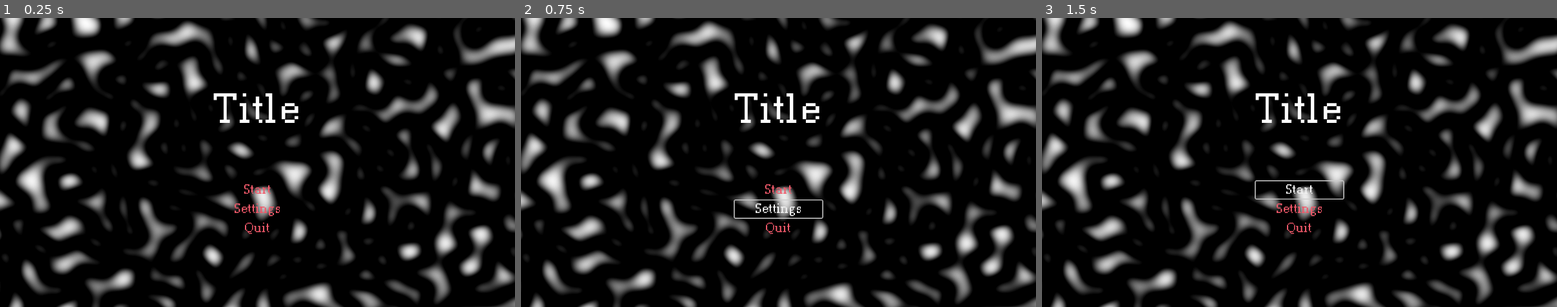
Above: before the commit, frames 1-3 (left to right).
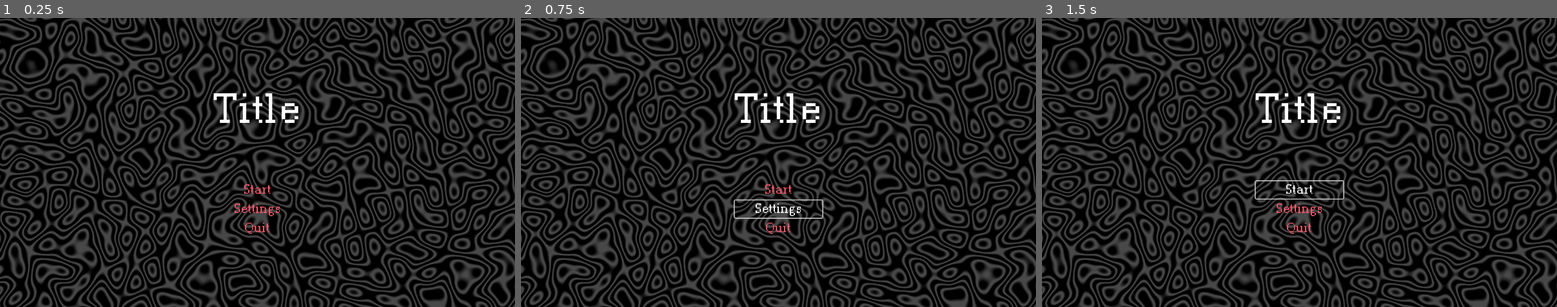
Above: after the commit, the same moments.

Repository: SimpleImpact/survivor-game
Game: Godot game, scene res://Start Menu/mainMenu.tscn
Same seed, same stepped clock (60 frames per second), same inputs: the game is played once before the commit and once after it. Before the commit the project starts from res://mainMenu.tscn.
Inputs:
- Up to frame 1 (0.25 s): no input
- Up to frame 2 (0.75 s): click "Settings" at 0.5 s
- Up to frame 3 (1.5 s): click "Start" at 1.25 s

The runs differ from the first frame. In frame 1, 55% of the frame differs, in the area x 0-100%, y 0-100%; in frame 2, 55%; in frame 3, 55%.
Error before the commit: Invalid assignment of property or key 'Gain' with value of type 'float' on a base object of type 'FastNoiseLite'. (res://mainMenu.gd:6)

Commit message:
Organizational Update
Relocated main menu script, scene, and related resources

Diff:
--- /dev/null
+++ b/Start Menu/mainMenu.gd
@@ -0,0 +1,16 @@
+extends Control
+
+@onready var bg = $Background
+#@onready var noise = load("res://mainMenuNoise.tres")
+
+func _ready() -> void:
+	pass
+
+func startButton() -> void:
+	pass # Replace with function body.
+
+func settingsButton() -> void:
+	pass # Replace with function body.
+
+func quitButton() -> void:
+	pass # Replace with function body.
--- a/mainMenu.tscn
+++ b/Start Menu/mainMenu.tscn
@@ -1,28 +1,22 @@
 [gd_scene load_steps=7 format=3 uid="uid://b12h5djipv0ih"]
 
-[ext_resource type="Script" uid="uid://cntg58s6q44lq" path="res://mainMenu.gd" id="1_83s16"]
+[ext_resource type="Script" uid="uid://cntg58s6q44lq" path="res://Start Menu/mainMenu.gd" id="1_83s16"]
 [ext_resource type="FontFile" uid="uid://b75wn5elgg7um" path="res://Fonts/TimesNewPixel.ttf" id="1_wut1r"]
+[ext_resource type="FastNoiseLite" uid="uid://c0vh06iuyhykc" path="res://Start Menu/mainMenuNoise.tres" id="3_w7d22"]
 
 [sub_resource type="LabelSettings" id="LabelSettings_83s16"]
 font = ExtResource("1_wut1r")
 font_size = 116
 
-[sub_resource type="Gradient" id="Gradient_wut1r"]
-interpolation_mode = 2
-offsets = PackedFloat32Array(0.42767295, 1)
+[sub_resource type="Gradient" id="Gradient_wc2lj"]
+offsets = PackedFloat32Array(0.3962264, 0.8490566)
+colors = PackedColorArray(0, 0, 0, 1, 0.28485027, 0.28485027, 0.28485027, 1)
 
-[sub_resource type="FastNoiseLite" id="FastNoiseLite_83s16"]
-fractal_type = 2
-fractal_lacunarity = 0.0
-cellular_distance_function = 1
-cellular_jitter = 2.0
-
-[sub_resource type="NoiseTexture2D" id="NoiseTexture2D_w7d22"]
+[sub_resource type="NoiseTexture2D" id="NoiseTexture2D_wked4"]
 width = 1920
 height = 1080
-noise = SubResource("FastNoiseLite_83s16")
-color_ramp = SubResource("Gradient_wut1r")
-invert = true
+noise = ExtResource("3_w7d22")
+color_ramp = SubResource("Gradient_wc2lj")
 
 [node name="Main Menu" type="Control"]
 texture_filter = 1
@@ -87,6 +81,9 @@
 
 [node name="Background" type="Sprite2D" parent="."]
 z_index = -1
-texture_filter = 2
-position = Vector2(577, 315)
-texture = SubResource("NoiseTexture2D_w7d22")
+position = Vector2(960, 540)
+texture = SubResource("NoiseTexture2D_wked4")
+
+[connection signal="button_down" from="HBoxContainer/VBoxContainer3/VBoxContainer/StartButton" to="." method="startButton"]
+[connection signal="button_down" from="HBoxContainer/VBoxContainer3/VBoxContainer/SettingsButton" to="." method="settingsButton"]
+[connection signal="button_down" from="HBoxContainer/VBoxContainer3/VBoxContainer/QuitButton" to="." method="quitButton"]
--- /dev/null
+++ b/Start Menu/mainMenuNoise.tres
@@ -0,0 +1,7 @@
+[gd_resource type="FastNoiseLite" format=3 uid="uid://c0vh06iuyhykc"]
+
+[resource]
+noise_type = 0
+fractal_type = 3
+fractal_lacunarity = 0.0
+fractal_ping_pong_strength = 4.005
--- a/mainMenu.gd
+++ /dev/null
@@ -1,6 +0,0 @@
-extends Control
-
-@onready var bg = $Background
-
-func _ready() -> void:
-	bg.texture.noise.Gain = 1.0
--- a/project.godot
+++ b/project.godot
@@ -11,7 +11,7 @@
 [application]
 
 config/name="New Game Project"
-run/main_scene="res://mainMenu.tscn"
+run/main_scene="res://Start Menu/mainMenu.tscn"
 config/features=PackedStringArray("4.5", "GL Compatibility")
 config/icon="res://icon.svg"
 
Renamed: mainMenu.gd.uid -> Start Menu/mainMenu.gd.uid
